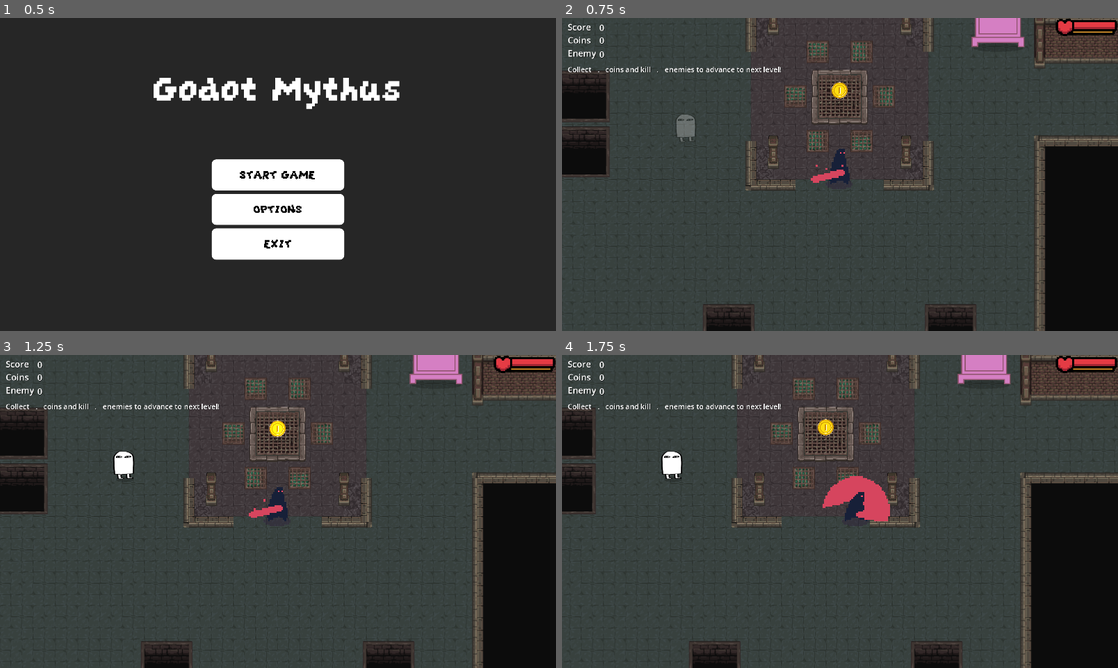
Above: before the commit, frames 1-4 (two rows, left to right).
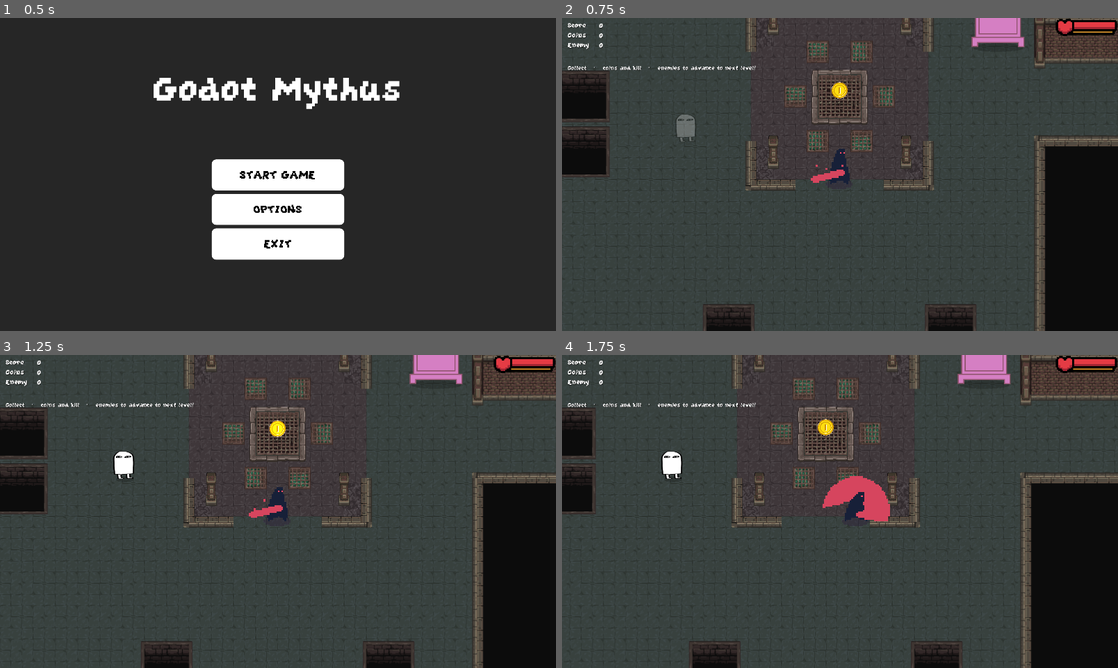
Above: after the commit, the same moments.

Repository: h-sutiwas/godot-mythus
Game: Godot game, scene res://scenes/main_menu.tscn
The game is run twice, just before and just after one commit, with the same random seed, the same clock (stepped at 60 frames per second) and the same inputs.
Inputs:
- Up to frame 1 (0.5 s): no input
- Up to frame 2 (0.75 s): click "START GAME" at 0.5 s
- Up to frame 3 (1.25 s): no input
- Up to frame 4 (1.75 s): hold D (player_right) from 1.28 s (still down); hold Space (attack) from 1.28 s (still down)

Frame 1 is identical in both runs. In frame 2, 0.8% of the frame differs, in the area x 1-40%, y 1-18%; in frame 3, 0.8%; in frame 4, 0.8%.

Commit message:
Update point_ui.tscn

Diff:
--- a/scenes/collectibles/point_ui.tscn
+++ b/scenes/collectibles/point_ui.tscn
@@ -1,6 +1,7 @@
-[gd_scene load_steps=2 format=3 uid="uid://bhuuu8u7ieho8"]
+[gd_scene load_steps=3 format=3 uid="uid://bhuuu8u7ieho8"]
 
 [ext_resource type="Script" uid="uid://iashw6561ai1" path="res://scenes/collectibles/point_ui.gd" id="1_8mset"]
+[ext_resource type="FontFile" uid="uid://b681mpx1kxpc6" path="res://assets/fonts/grapesoda_2/GrapeSoda.ttf" id="2_y6y7c"]
 
 [node name="scoreUI" type="Control"]
 layout_mode = 3
@@ -16,6 +17,7 @@
 offset_right = 40.0
 offset_bottom = 23.0
 theme_override_colors/font_shadow_color = Color(0, 0, 0, 1)
+theme_override_fonts/font = ExtResource("2_y6y7c")
 theme_override_font_sizes/font_size = 30
 text = "Score
 Coins
@@ -24,30 +26,33 @@
 [node name="score" type="Label" parent="."]
 layout_mode = 0
 offset_left = 109.0
-offset_top = 2.0
+offset_top = 1.0
 offset_right = 149.0
-offset_bottom = 44.0
+offset_bottom = 43.0
 theme_override_colors/font_shadow_color = Color(0, 0, 0, 1)
+theme_override_fonts/font = ExtResource("2_y6y7c")
 theme_override_font_sizes/font_size = 30
 text = "0"
 
 [node name="coin" type="Label" parent="."]
 layout_mode = 0
 offset_left = 109.0
-offset_top = 46.0
+offset_top = 35.0
 offset_right = 149.0
-offset_bottom = 88.0
+offset_bottom = 77.0
 theme_override_colors/font_shadow_color = Color(0, 0, 0, 1)
+theme_override_fonts/font = ExtResource("2_y6y7c")
 theme_override_font_sizes/font_size = 30
 text = "0"
 
 [node name="enemy" type="Label" parent="."]
 layout_mode = 0
 offset_left = 109.0
-offset_top = 94.0
+offset_top = 69.0
 offset_right = 149.0
-offset_bottom = 136.0
+offset_bottom = 111.0
 theme_override_colors/font_shadow_color = Color(0, 0, 0, 1)
+theme_override_fonts/font = ExtResource("2_y6y7c")
 theme_override_font_sizes/font_size = 30
 text = "0"
 
@@ -57,16 +62,18 @@
 offset_right = 695.0
 offset_bottom = 237.0
 theme_override_colors/font_shadow_color = Color(0, 0, 0, 1)
+theme_override_fonts/font = ExtResource("2_y6y7c")
 theme_override_font_sizes/font_size = 25
 text = "Collect       coins and kill       enemies to advance to next level!"
 
 [node name="Objective_coin" type="Label" parent="."]
 layout_mode = 0
-offset_left = 82.0
-offset_top = 151.0
-offset_right = 132.0
-offset_bottom = 186.0
+offset_left = 68.0
+offset_top = 139.0
+offset_right = 118.0
+offset_bottom = 174.0
 theme_override_colors/font_shadow_color = Color(0, 0, 0, 1)
+theme_override_fonts/font = ExtResource("2_y6y7c")
 theme_override_font_sizes/font_size = 25
 text = "."
 horizontal_alignment = 1
@@ -74,11 +81,12 @@
 
 [node name="Objective_enemy" type="Label" parent="."]
 layout_mode = 0
-offset_left = 286.0
-offset_top = 151.0
-offset_right = 336.0
-offset_bottom = 186.0
+offset_left = 257.0
+offset_top = 139.0
+offset_right = 307.0
+offset_bottom = 174.0
 theme_override_colors/font_shadow_color = Color(0, 0, 0, 1)
+theme_override_fonts/font = ExtResource("2_y6y7c")
 theme_override_font_sizes/font_size = 25
 text = "."
 horizontal_alignment = 1
@@ -91,5 +99,6 @@
 offset_right = 695.0
 offset_bottom = 237.0
 theme_override_colors/font_shadow_color = Color(0, 0, 0, 1)
+theme_override_fonts/font = ExtResource("2_y6y7c")
 theme_override_font_sizes/font_size = 25
 text = "Go to portal to advance to the next level! OwO"
